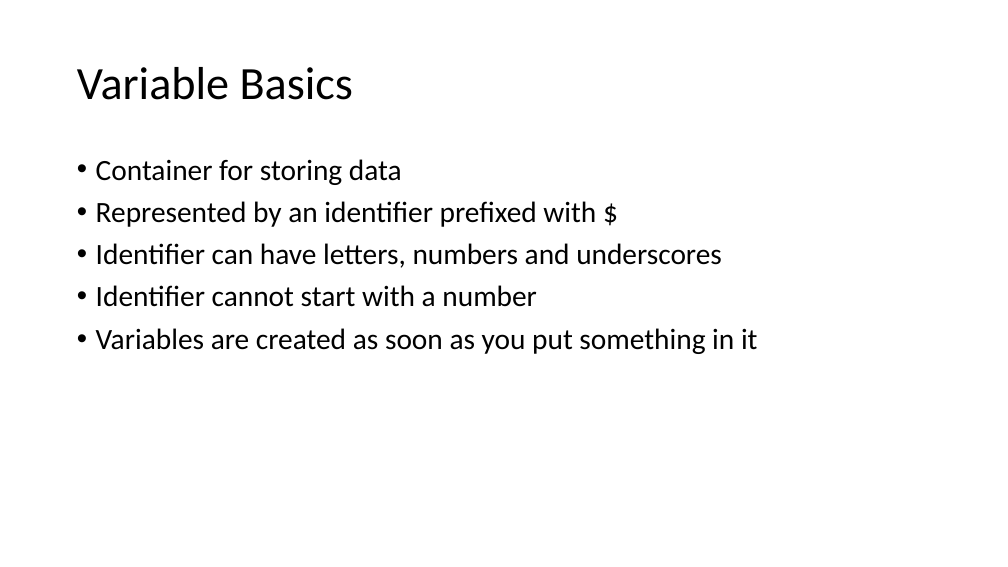
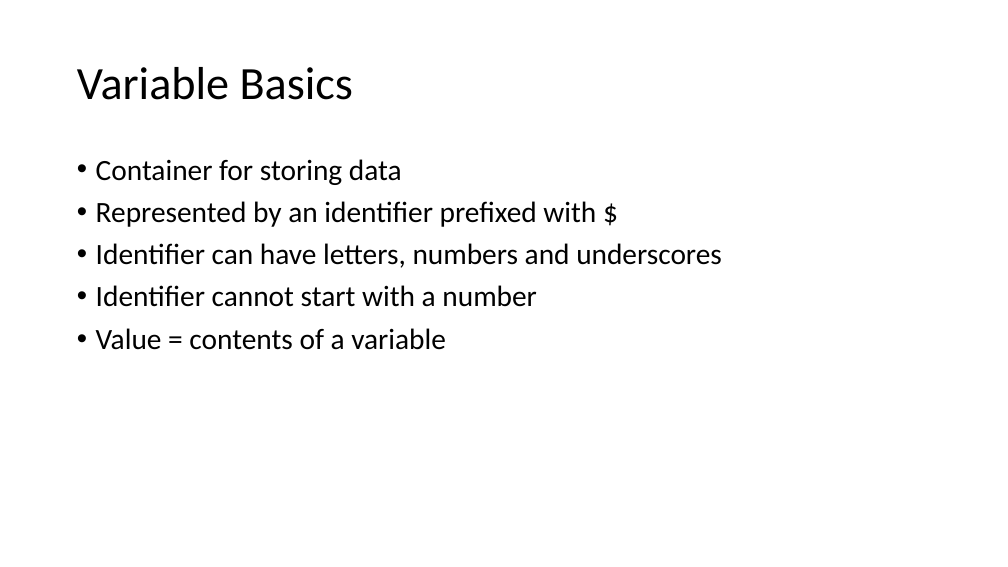
Before and after one commit to PHPEmbark/curriculum, a slide deck: slide 3 of course/1 - Basic Programming/Basics Of Programming.pptx. Drawn at 1008x567 pixels with LibreOffice and Linux fonts; fonts in the diff are those of the drawing. Boxes give left, top, right and bottom in pixels: in the first picture for what was removed or moved away, otherwise in the second. Text is boxed around its words. In the diff, an @@ line names an element or a change of style, - is before the commit and + after.

```diff
--- a/course/1 - Basic Programming/Basics Of Programming.pptx
+++ b/course/1 - Basic Programming/Basics Of Programming.pptx
@@ text at (x1=96, y1=328, x2=446, y2=350): text changed @@
-• Variables are created as soon as you put something in it
+• Value = contents of a variable
```
Also in this commit, not shown: 36 other slides changed, 31 slides added.
